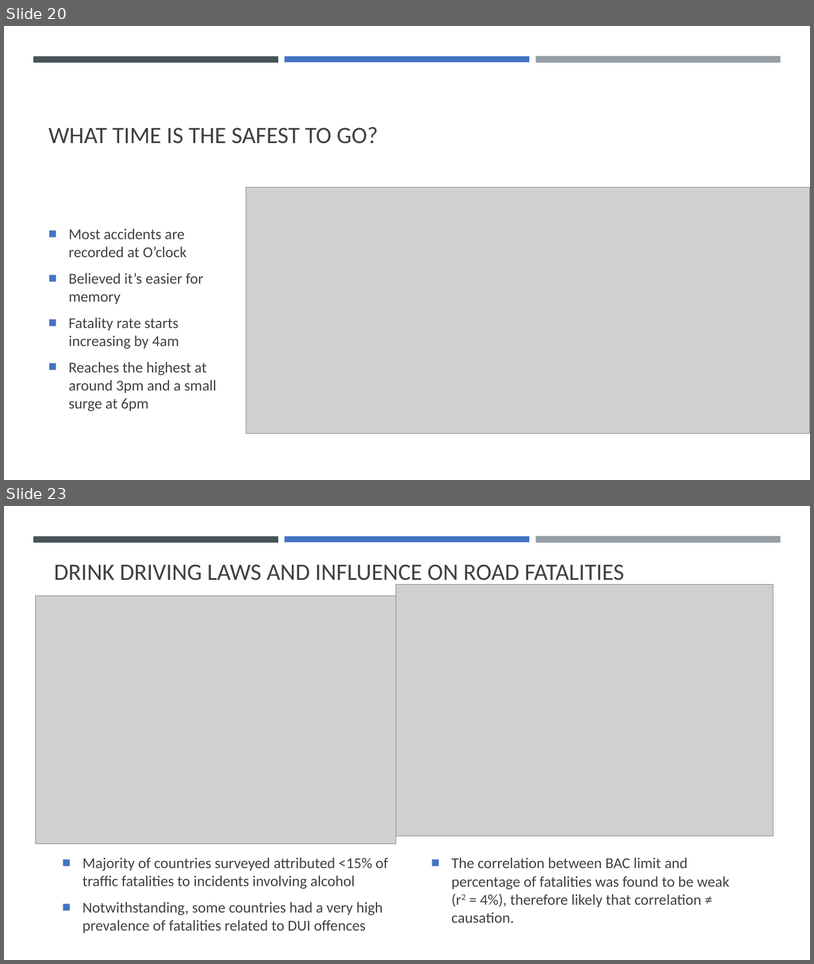
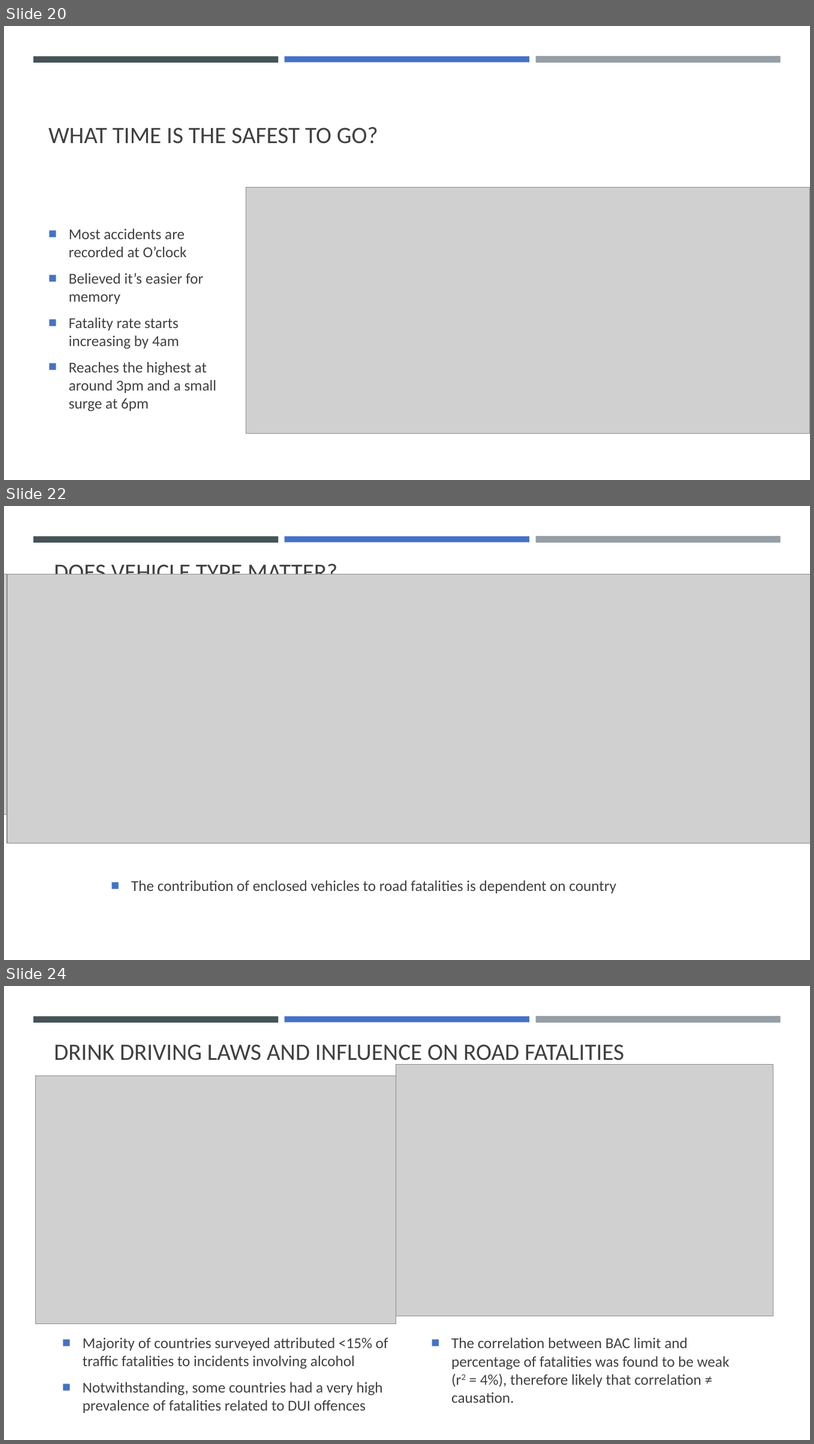
Before and after one commit to cyrusauyeungc/Project_01, a slide deck: output_data/Presentation.pptx. Shown one above the other, each under a label of ours: slides 20 and 23 before the commit, slides 20, 22 and 24 after it; the slides between them are not shown. The pictures are 814x964 and 814x1444 pixels, drawn with LibreOffice and Linux fonts; fonts in the diff are those of the drawing; grey boxes stand for pictures. Boxes give left, top, right and bottom in pixels: in the first picture for what was removed or moved away, otherwise in the second. Text is boxed around its words. In the diff, an @@ line names an element or a change of style, - is before the commit and + after.

```diff
--- a/output_data/Presentation.pptx
+++ b/output_data/Presentation.pptx
@@ slide 22 added at (x1=4, y1=506, x2=810, y2=960), background #FFFFFF; not listed: 3 template elements that a slide beside it also shows @@
@@ picture added at (x1=4, y1=574, x2=725, y2=814) @@
@@ picture added at (x1=7, y1=574, x2=810, y2=843) @@
@@ title added at (x1=54, y1=561, x2=338, y2=574), 28 pt, text #404040 @@
+DOES VEHICLE TYPE MATTER?
@@ text added at (x1=131, y1=880, x2=617, y2=893), 18 pt, text #404040 @@
+■ The contribution of enclosed vehicles to road fatalities is dependent on country
@@ what was slide 23 is now slide 24 @@
```
Also in this commit, not shown: 1 slide changed, 1 other slide added, 1 slide removed.
